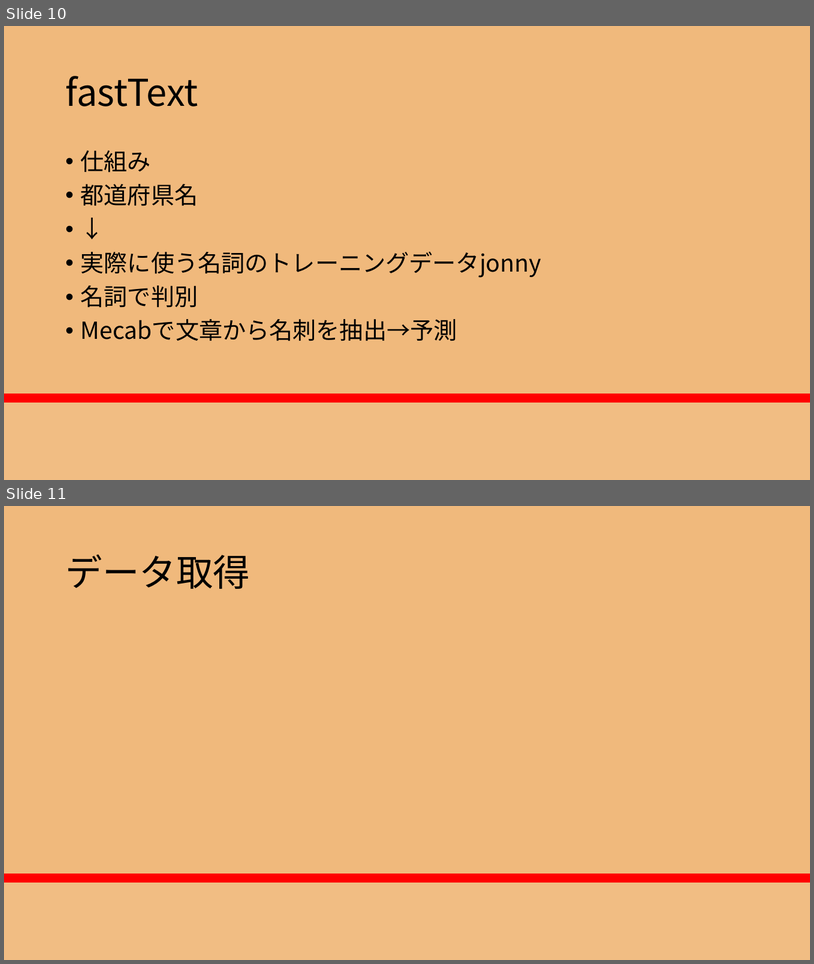
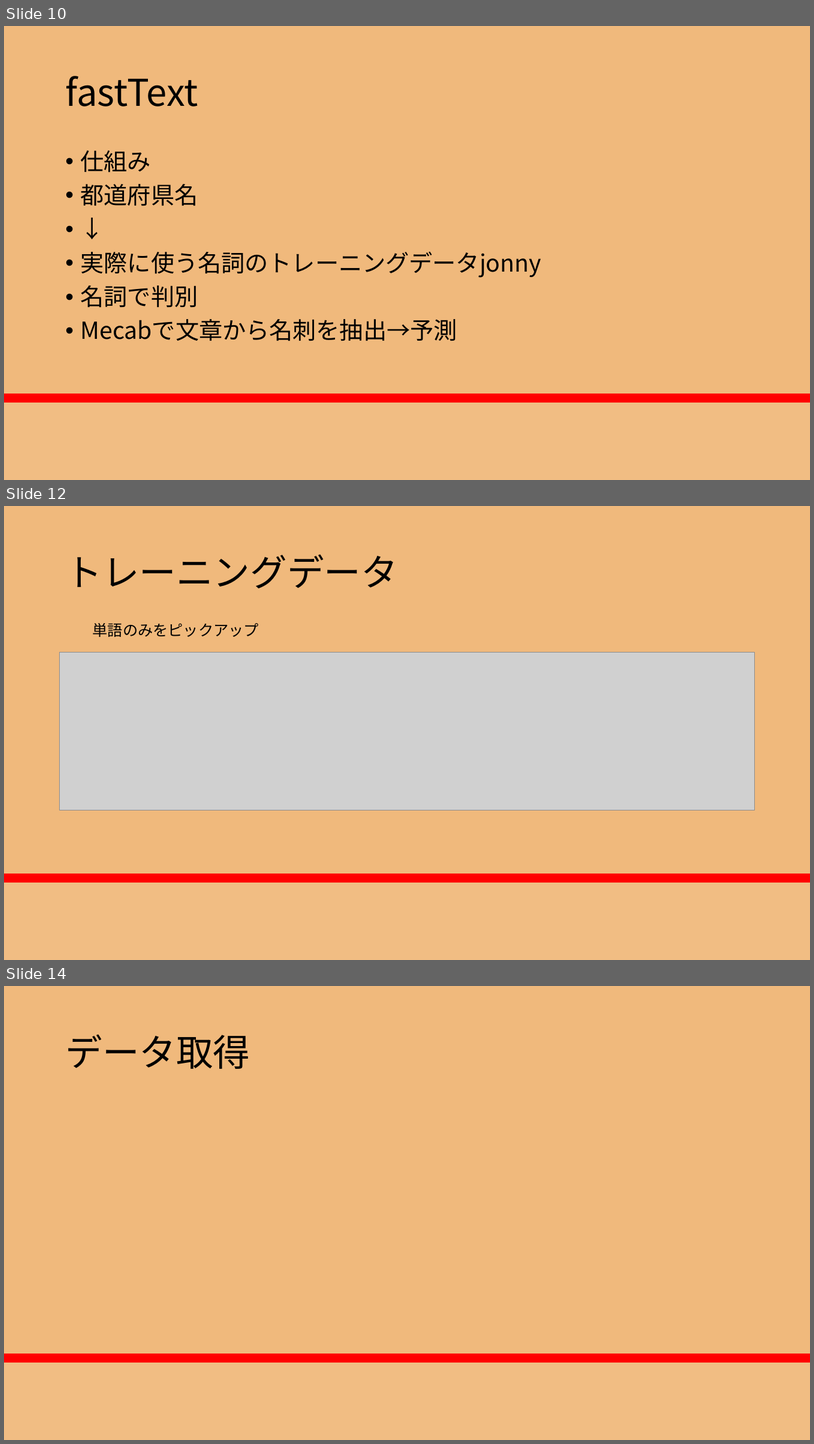
Before and after one commit to RikiishiSuzunosuke/AIspeaker_yosie, a slide deck: presentation/AIスピーカー開発_3_山田.pptx. Shown one above the other, each under a label of ours: slides 10 and 11 before the commit, slides 10, 12 and 14 after it; the slides between them are not shown. The pictures are 814x964 and 814x1444 pixels, drawn with LibreOffice and Linux fonts; fonts in the diff are those of the drawing; grey boxes stand for pictures. Boxes give left, top, right and bottom in pixels: in the first picture for what was removed or moved away, otherwise in the second. Text is boxed around its words. In the diff, an @@ line names an element or a change of style, - is before the commit and + after.

```diff
--- a/presentation/AIスピーカー開発_3_山田.pptx
+++ b/presentation/AIスピーカー開発_3_山田.pptx
@@ slide 12 added at (x1=4, y1=506, x2=810, y2=960), background gradient #F0B97C to #FF0000 to #F86446 to #F1BD83 @@
@@ title added at (x1=65, y1=554, x2=398, y2=588), 44 pt, text #000000 @@
+トレーニングデータ
@@ text added at (x1=93, y1=623, x2=259, y2=637), 18 pt, text #000000 @@
+単語のみをピックアップ
@@ picture added at (x1=60, y1=652, x2=755, y2=810) @@
@@ what was slide 11 is now slide 14 @@
```
Also in this commit, not shown: 1 slide changed, 2 other slides added, 5 other files.
